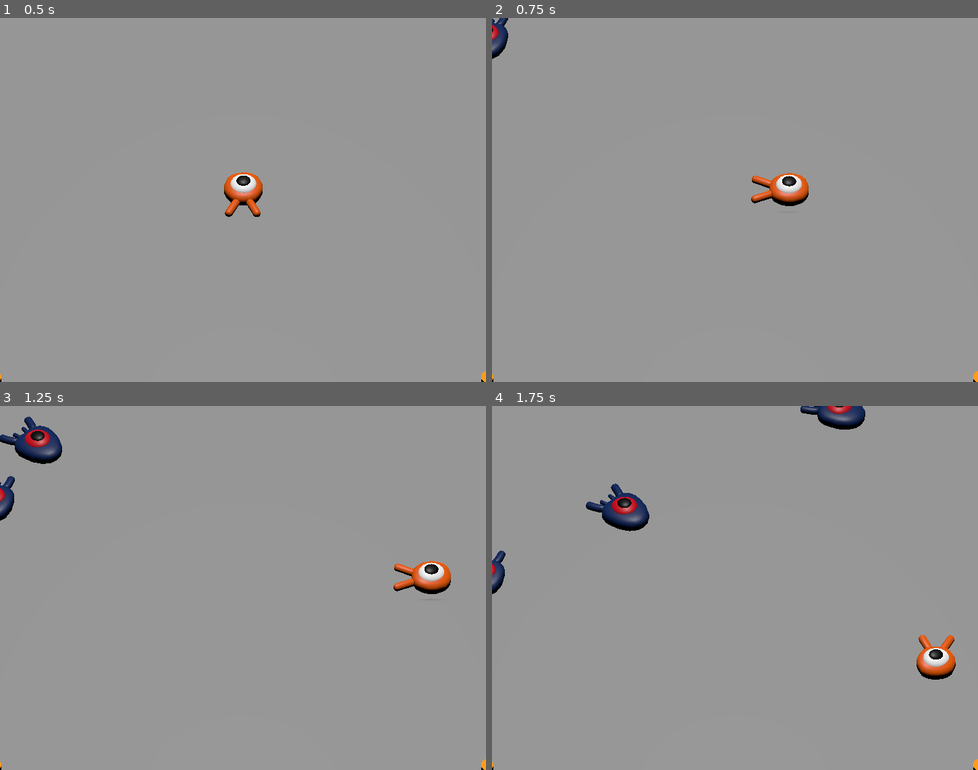
Above: before the commit, frames 1-4 (two rows, left to right).
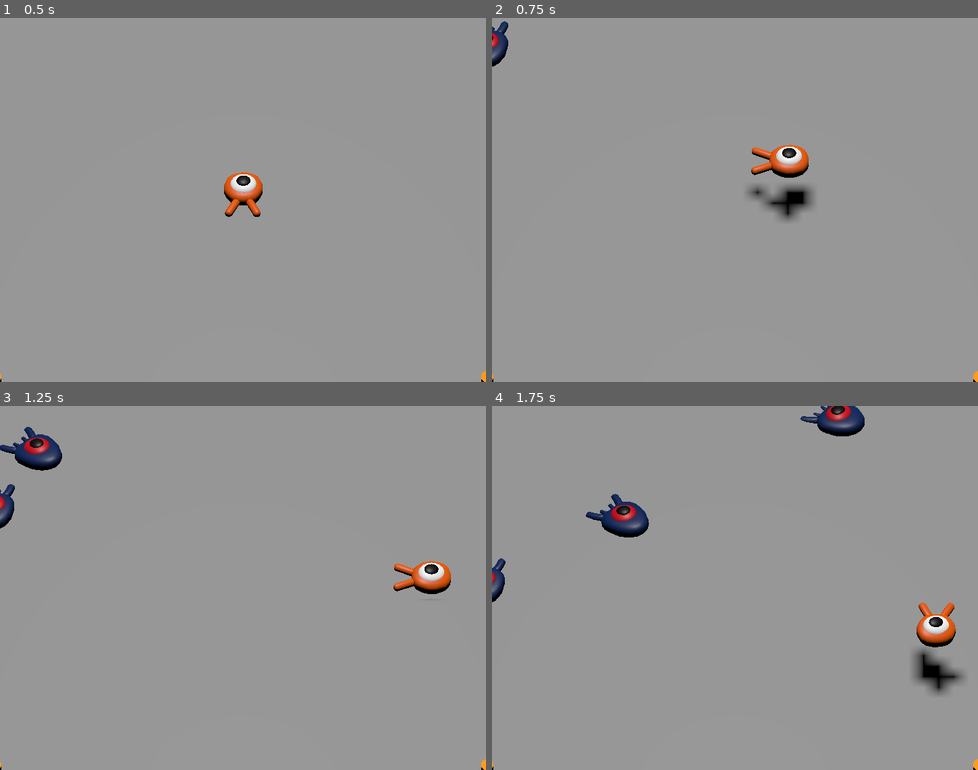
Above: after the commit, the same moments.

Repository: adrianbornas/godot-tutorial-3d
Game: Godot game, scene res://main.tscn
The game is run twice, just before and just after one commit, with the same random seed, the same clock (stepped at 60 frames per second) and the same inputs.
Inputs:
- Up to frame 1 (0.5 s): no input
- Up to frame 2 (0.75 s): tap Enter at 0.5 s; hold Right (move_right) from 0.53 s (still down); tap Space (jump) at 0.6 s
- Up to frame 3 (1.25 s): keep holding Right (move_right); tap Space (jump) at 0.77, 1.07 s
- Up to frame 4 (1.75 s): release Right (move_right) at 1.28 s; hold Down (move_back) from 1.28 s (still down); tap Space (jump) at 1.35, 1.52 s

Frame 1 is identical in both runs. In frame 2, 2.1% of the frame differs, in the area x 0-67%, y 0-56%; in frame 3, 1.3%; in frame 4, 3.7%, in the area x 0-98%, y 0-80%.

Commit message:
Added player jump and prepare every collision layer for enemies, player and world

Diff:
--- a/ground.tscn
+++ b/ground.tscn
@@ -8,6 +8,8 @@
 
 [node name="Ground" type="StaticBody3D"]
 transform = Transform3D(1, 0, 0, 0, 1, 0, 0, 0, 1, 0, -1, 0)
+collision_layer = 4
+collision_mask = 0
 
 [node name="CollisionShape3D" type="CollisionShape3D" parent="."]
 shape = SubResource("BoxShape3D_oqmgn")
--- a/mob.tscn
+++ b/mob.tscn
@@ -6,8 +6,10 @@
 [sub_resource type="BoxShape3D" id="BoxShape3D_t2o1b"]
 size = Vector3(1.80529, 1.09266, 2.04652)
 
-[node name="Mob" type="CharacterBody3D"]
+[node name="Mob" type="CharacterBody3D" groups=["mob"]]
 transform = Transform3D(1, 0, 0, 0, 1, 0, 0, 0, 1, 0, 0.502455, 0)
+collision_layer = 2
+collision_mask = 0
 script = ExtResource("1_3acdw")
 
 [node name="Pivot" type="Node3D" parent="."]
--- a/player.gd
+++ b/player.gd
@@ -4,6 +4,8 @@
 @export var speed = 14
 # The downward acceleration when in the air, in meters per second squared.
 @export var fall_acceleration = 75
+# Vertical impulse applied to the character upon jumping in meters per second.
+@export var jump_impulse = 20
 
 var target_velocity = Vector3.ZERO
 
@@ -35,6 +37,10 @@
 	if not is_on_floor(): # If in the air, fall towards the floor. Literally gravity
 		target_velocity.y = target_velocity.y - (fall_acceleration * delta)
 
+	# Jumping.
+	if is_on_floor() and Input.is_action_just_pressed("jump"):
+		target_velocity.y = jump_impulse
+
 	# Moving the Character
 	velocity = target_velocity
 	move_and_slide()
--- a/player.tscn
+++ b/player.tscn
@@ -8,6 +8,7 @@
 
 [node name="Player" type="CharacterBody3D"]
 transform = Transform3D(1, 0, 0, 0, 1, 0, 0, 0, 1, 0, 0.77643, 0)
+collision_mask = 6
 script = ExtResource("1_rj3k6")
 
 [node name="Pivot" type="Node3D" parent="."]
--- a/project.godot
+++ b/project.godot
@@ -52,6 +52,12 @@
 ]
 }
 
+[layer_names]
+
+3d_physics/layer_1="player"
+3d_physics/layer_2="enemies"
+3d_physics/layer_3="world"
+
 [rendering]
 
 quality/driver/driver_name="GLES2"
